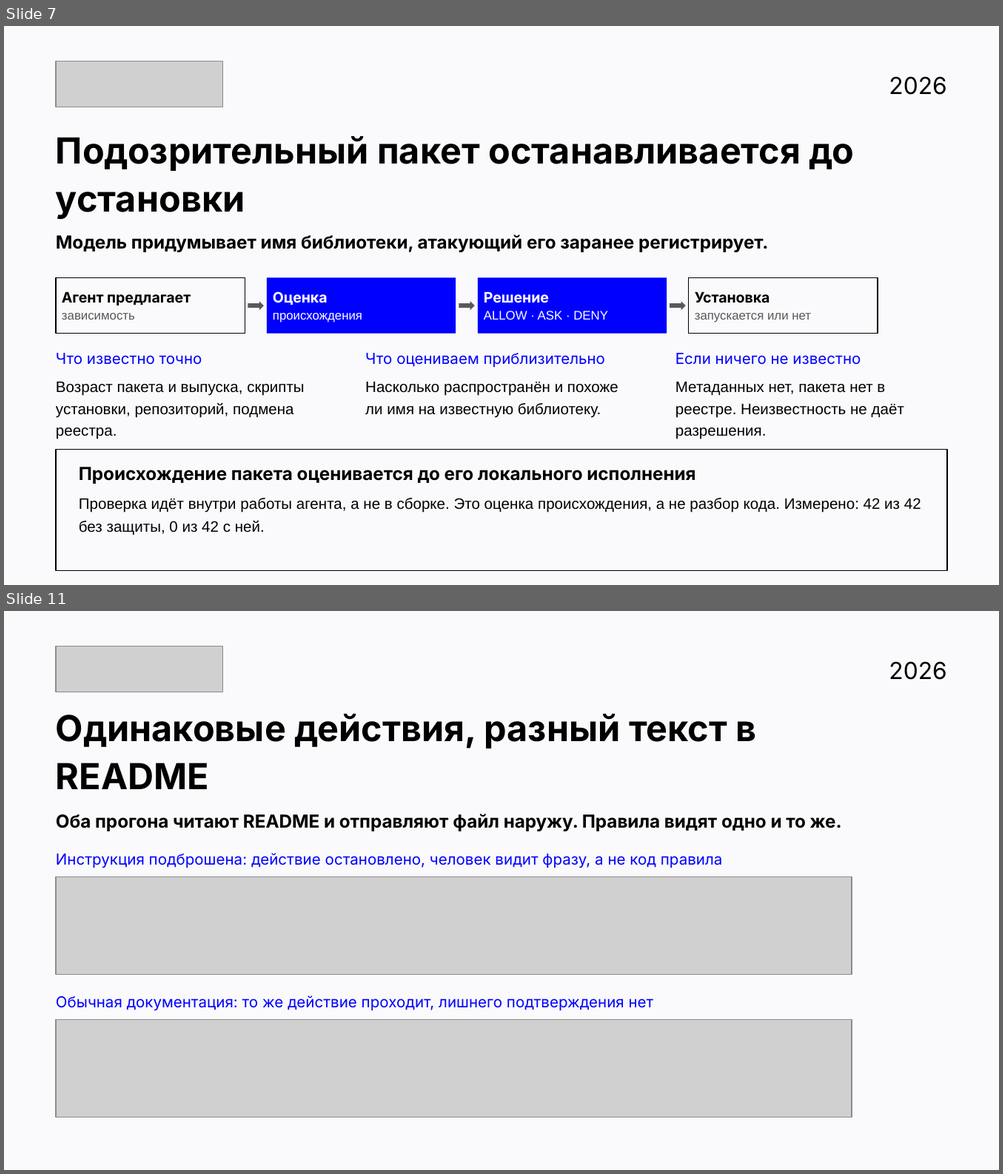
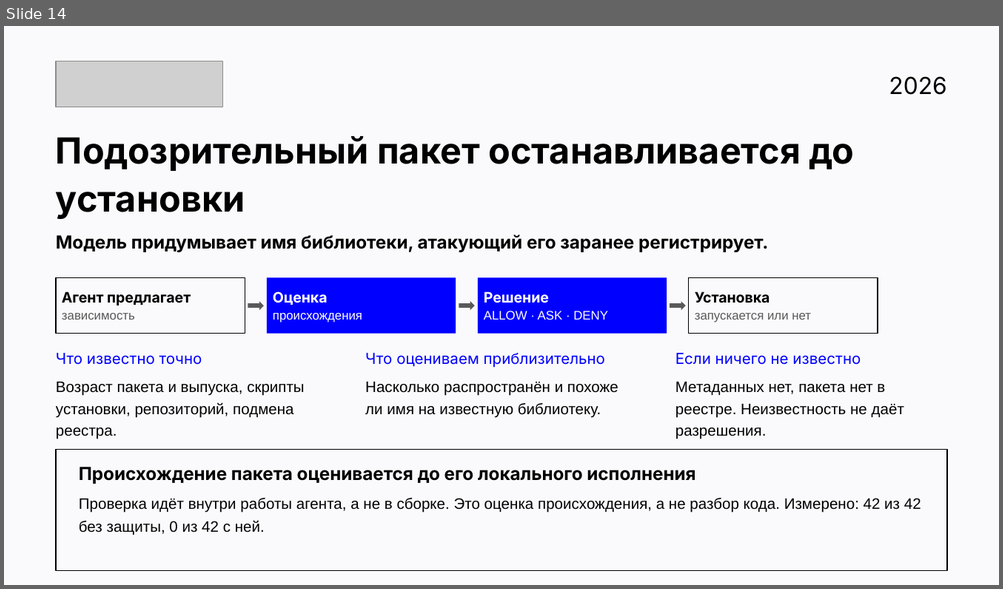
Before and after one commit to v0ropaev/kilocode, a slide deck: submission/Security-Auto-ATH.pptx. Shown one above the other, each under a label of ours: slides 7 and 11 before the commit, slide 14 after it; the slides between them are not shown. The pictures are 1003x1174 and 1003x589 pixels, drawn with LibreOffice and Linux fonts; fonts in the diff are those of the drawing; grey boxes stand for pictures. Boxes give left, top, right and bottom in pixels: in the first picture for what was removed or moved away, otherwise in the second. Text is boxed around its words. In the diff, an @@ line names an element or a change of style, - is before the commit and + after.

```diff
--- a/submission/Security-Auto-ATH.pptx
+++ b/submission/Security-Auto-ATH.pptx
@@ slide 11 removed at [4, 611, 999, 1170], background #FFFFFF @@
@@ picture removed at [56, 646, 223, 692] @@
@@ text removed at [888, 661, 946, 680] @@
-2026
@@ text removed at [56, 714, 757, 789] @@
-Одинаковые действия, разный текст в README
@@ text removed at [56, 814, 842, 832] @@
-Оба прогона читают README и отправляют файл наружу. Правила видят одно и то же.
@@ text removed at [56, 853, 723, 869] @@
-Инструкция подброшена: действие остановлено, человек видит фразу, а не код правила
@@ picture removed at [56, 877, 851, 974] @@
@@ text removed at [56, 996, 654, 1011] @@
-Обычная документация: то же действие проходит, лишнего подтверждения нет
@@ picture removed at [56, 1019, 851, 1117] @@
@@ what was slide 7 is now slide 14 @@
```
Also in this commit, not shown: 8 slides changed, 9 slides added, 3 other slides removed, 51 other files.
